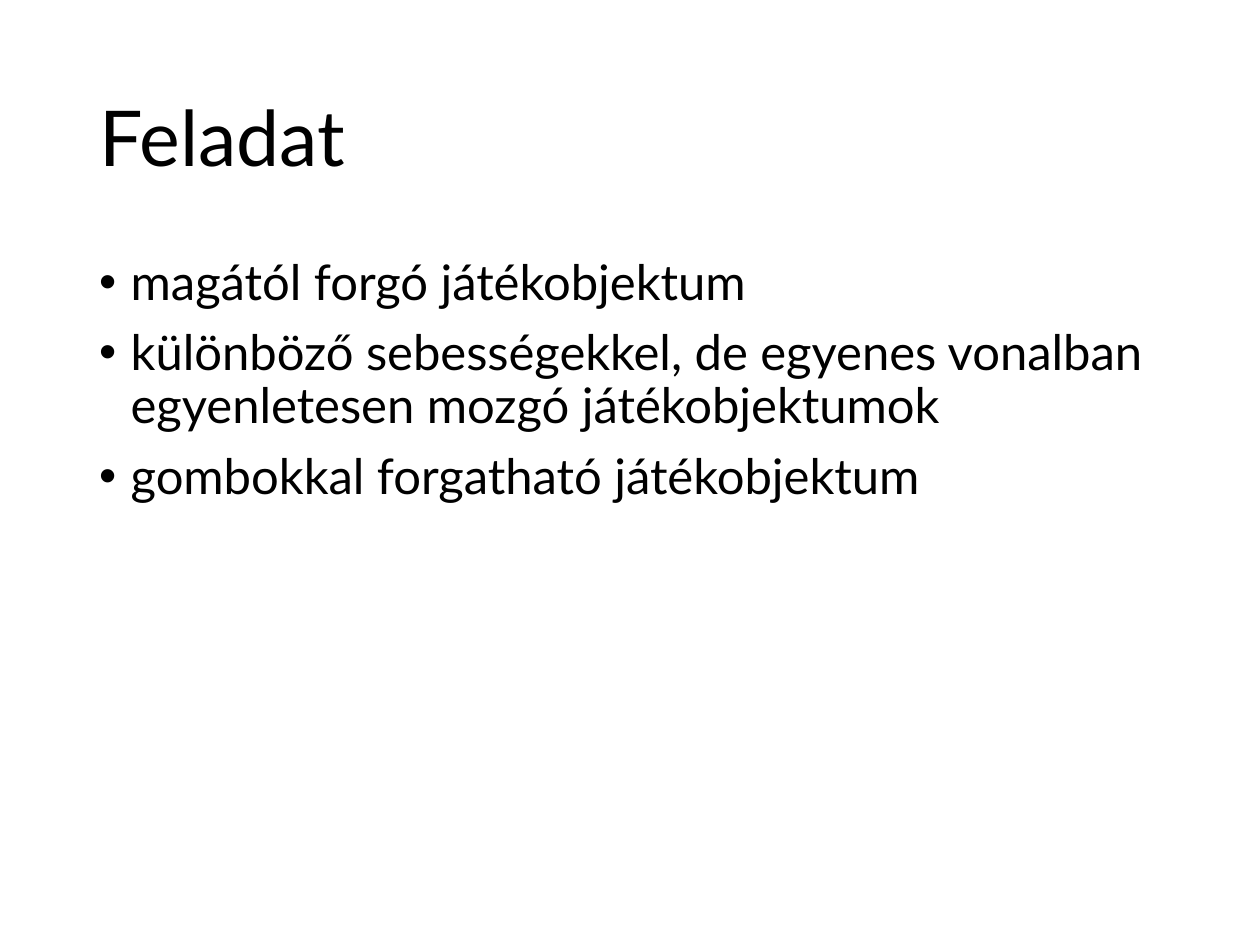
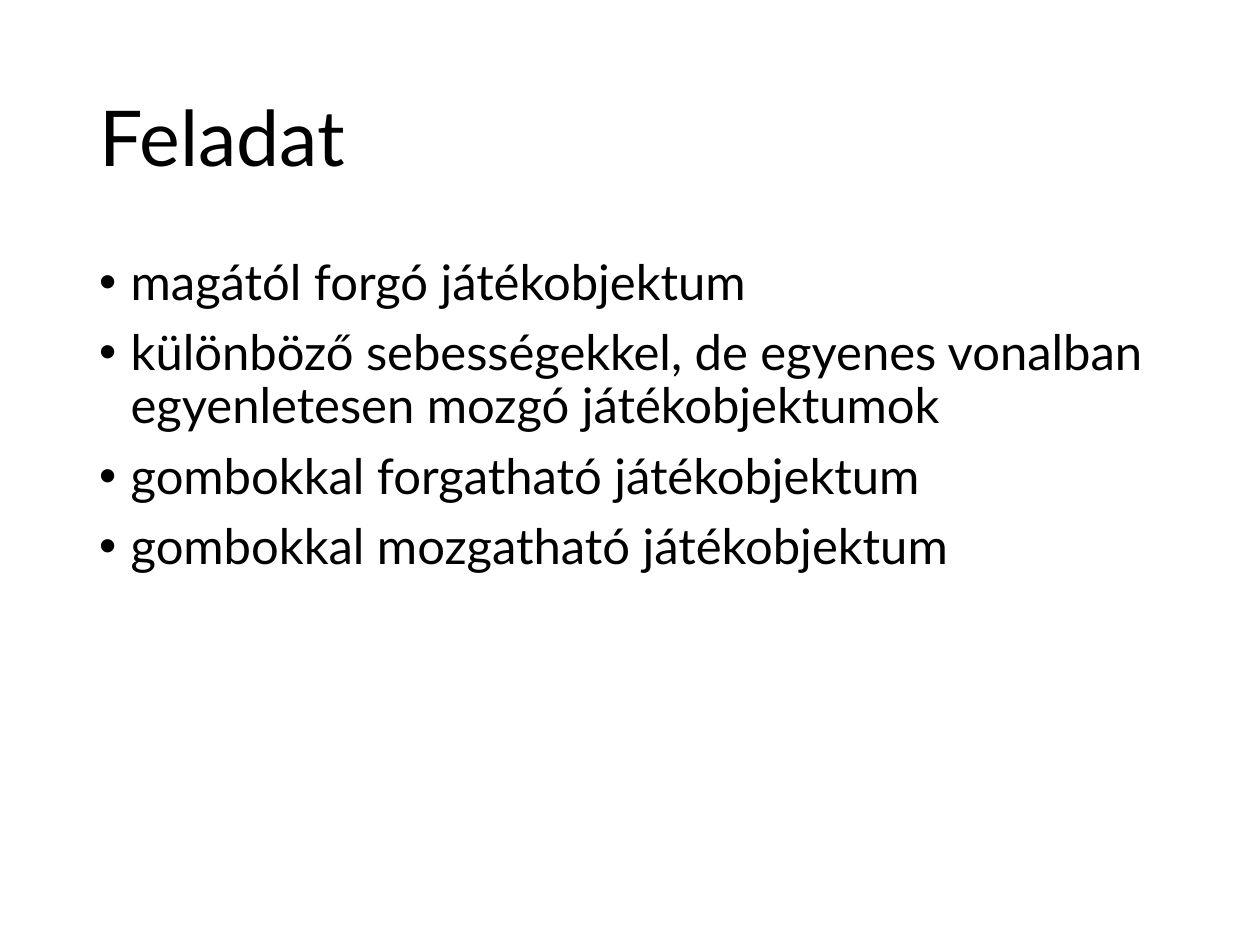
Before and after one commit to szecsi/kogfactory, a slide deck: slide 19 of projects/kog.3gr.020-gom/lab.pptx (slide 18 before the commit). Drawn at 1260x945 pixels with LibreOffice and Linux fonts; fonts in the diff are those of the drawing. Boxes give left, top, right and bottom in pixels: in the first picture for what was removed or moved away, otherwise in the second. Text is boxed around its words. In the diff, an @@ line names an element or a change of style, - is before the commit and + after.

```diff
--- a/projects/kog.3gr.020-gom/lab.pptx
+++ b/projects/kog.3gr.020-gom/lab.pptx
@@ text at [131, 528, 948, 573]: paragraph added @@
+• gombokkal mozgatható játékobjektum
```
Also in this commit, not shown: 13 other slides changed, 1 slide added, 21 other files.
